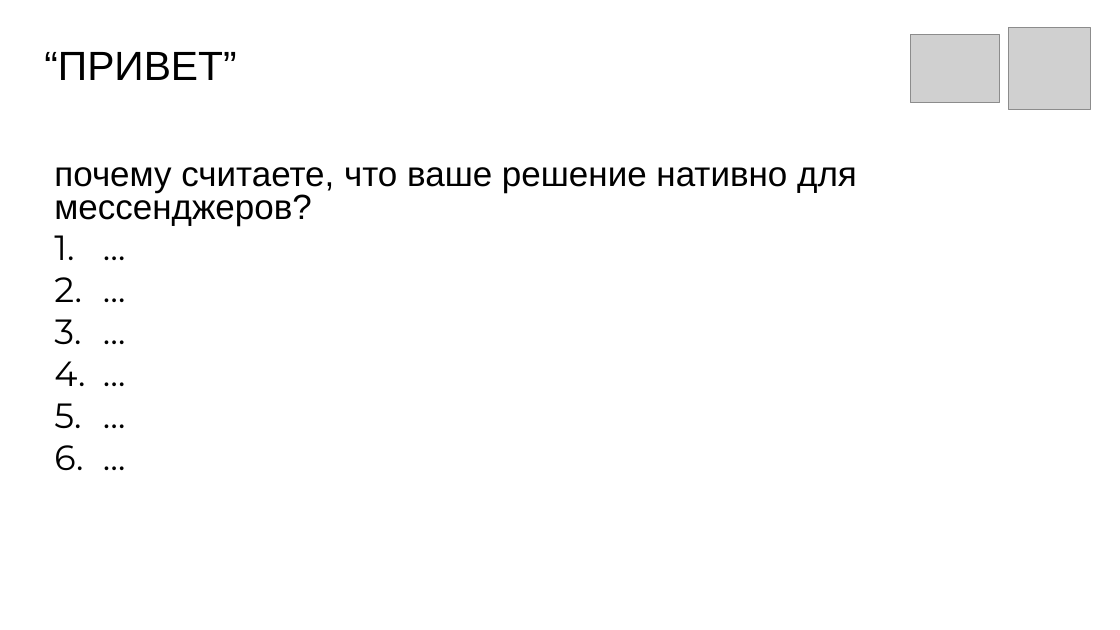
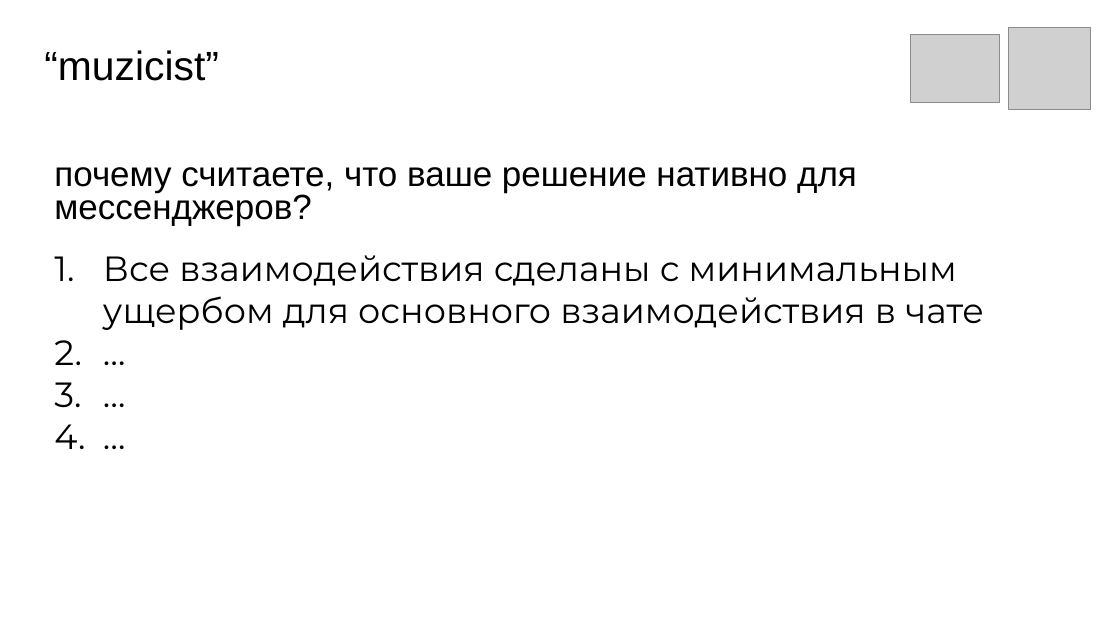
Before and after one commit to ivanbalashov239/muzicist, a slide deck: slide 4 of muzicist.pptx. Drawn at 1120x630 pixels with LibreOffice and Linux fonts; fonts in the diff are those of the drawing; grey boxes stand for pictures. Boxes give left, top, right and bottom in pixels: in the first picture for what was removed or moved away, otherwise in the second. Text is boxed around its words. In the diff, an @@ line names an element or a change of style, - is before the commit and + after.

Commit message:
new presentation version

```diff
--- a/muzicist.pptx
+++ b/muzicist.pptx
@@ text at bbox=[44, 50, 219, 81]: text changed @@
-“ПРИВЕТ”
+“muzicist”
@@ text at bbox=[103, 255, 984, 330]: paragraphs removed @@
-4. …
-5. …
-6. …
@@ text at bbox=[103, 255, 984, 330]: paragraph added @@
+1. Все взаимодействия сделаны с минимальным ущербом для основного взаимодействия в чате
```
Also in this commit, not shown: 1 other slide changed, 1 slide added, 1 slide removed, 1 other file.
